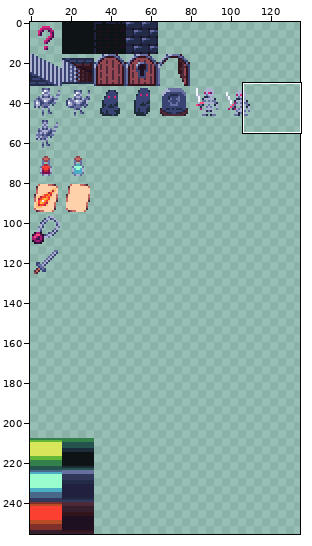
Sprite sheet: Assets/Textures/16x16_tilesetv2.png. Above, an overview of the earlier version with the close-up marked.
Close-up. Before the edit:
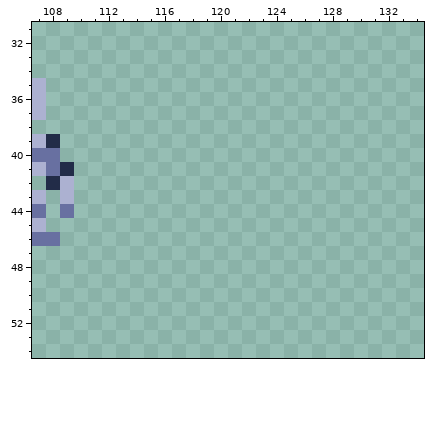
The file is 256x256 pixels. Shown: x 107..134, y 31..54. The wide view leaves out empty margins.
New version:
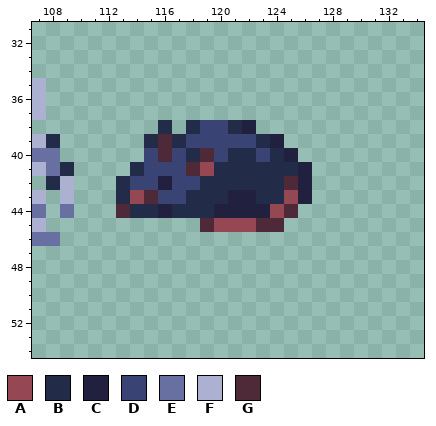
Palette (. is transparent): A #954854  B #222c48  C #21213f  D #394475  E #6870a1  F #acb1d1  G #4e2a38
Changes in this commit:
The author put colour A in row 41 at x 119; in row 43 at x 114 and 125; in row 44 at x 124; in row 45 at x 120 to 122.
The author put colour B in row 38 at x 116, 118 and 121; in row 39 at x 115, 117 and 123; in row 40 at x 118, 121 to 122 and 124; in row 41 at x 114 and 120 to 125; in row 42 at x 113 and 119 to 124; in row 43 at x 113, 118 to 120 and 123 to 124.
The author put colour B in row 44 at x 114 to 115 and 117 to 119.
The author put colour C in row 38 at x 122; in row 39 at x 124; in row 40 at x 125; in row 41 at x 126; in row 42 at x 116 and 126; in row 43 at x 121 to 122 and 126.
The author put colour C in row 44 at x 116 and 120 to 123.
The author put colour D in row 38 at x 119 to 120; in row 39 at x 118 to 122; in row 40 at x 115, 117, 120 and 123; in row 41 at x 115 to 117; in row 42 at x 114 to 115 and 117 to 118; in row 43 at x 116 to 117.
The author put colour G in row 39 at x 116; in row 40 at x 116 and 119; in row 41 at x 118; in row 42 at x 125; in row 43 at x 115; in row 44 at x 113 and 125.
The author put colour G in row 45 at x 119 and 123 to 124.
Boxes around the changes in both close-ups, in picture pixels (x1, y1, x2, y2):
added: (116, 120, 312, 232)
